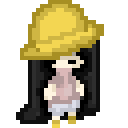
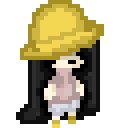
Revision of a layered w=128, h=128 image; what changed, layer by layer:
painted on "Hat" over [32, 24, 92, 52]
